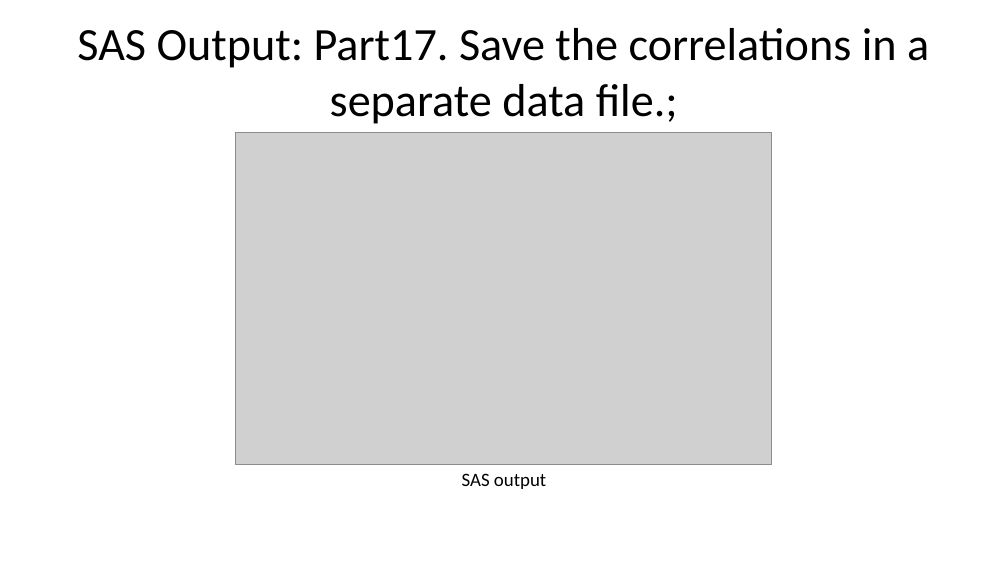
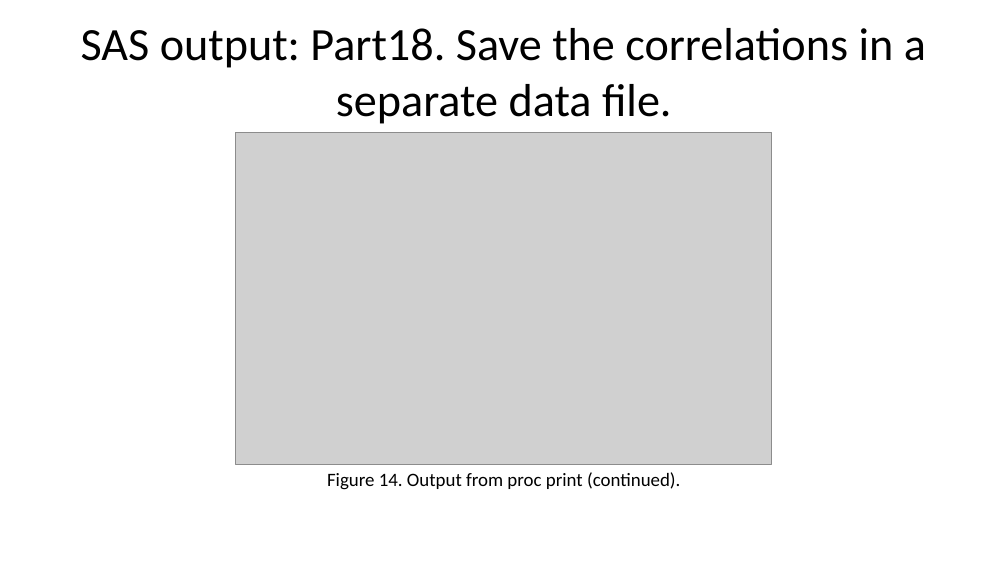
Before and after one commit to pmean/introduction-to-SAS, a slide deck: slide 60 of results/5507-02-simon-slides-and-speaker-notes.pptx (slide 74 before the commit). Drawn at 1008x567 pixels with LibreOffice and Linux fonts; fonts in the diff are those of the drawing; grey boxes stand for pictures. Boxes give left, top, right and bottom in pixels: in the first picture for what was removed or moved away, otherwise in the second. Text is boxed around its words. In the diff, an @@ line names an element or a change of style, - is before the commit and + after.

```diff
--- a/results/5507-02-simon-slides-and-speaker-notes.pptx
+++ b/results/5507-02-simon-slides-and-speaker-notes.pptx
@@ title at [81, 28, 926, 124]: text changed @@
-SAS Output: Part17. Save the correlations in a separate data file.;
+SAS output: Part18. Save the correlations in a separate data file.
@@ text at [327, 472, 680, 490]: text changed @@
-SAS output
+Figure 14. Output from proc print (continued).
```
Also in this commit, not shown: 62 other slides changed, 4 slides added, 23 slides removed, 26 other files.
